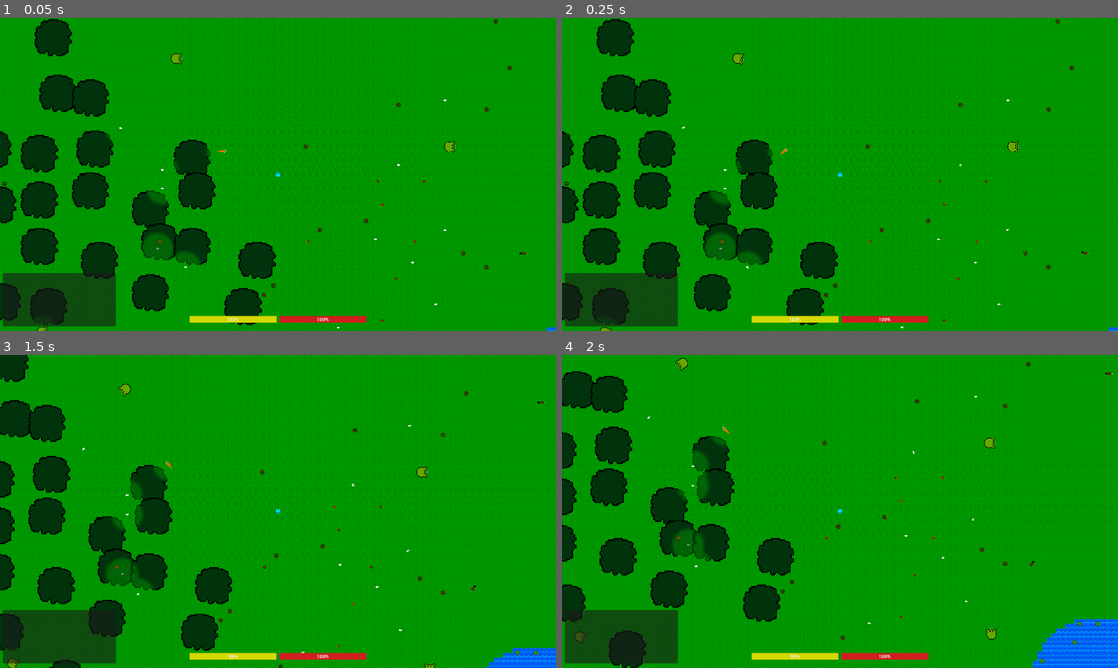
Above: before the commit, frames 1-4 (two rows, left to right).
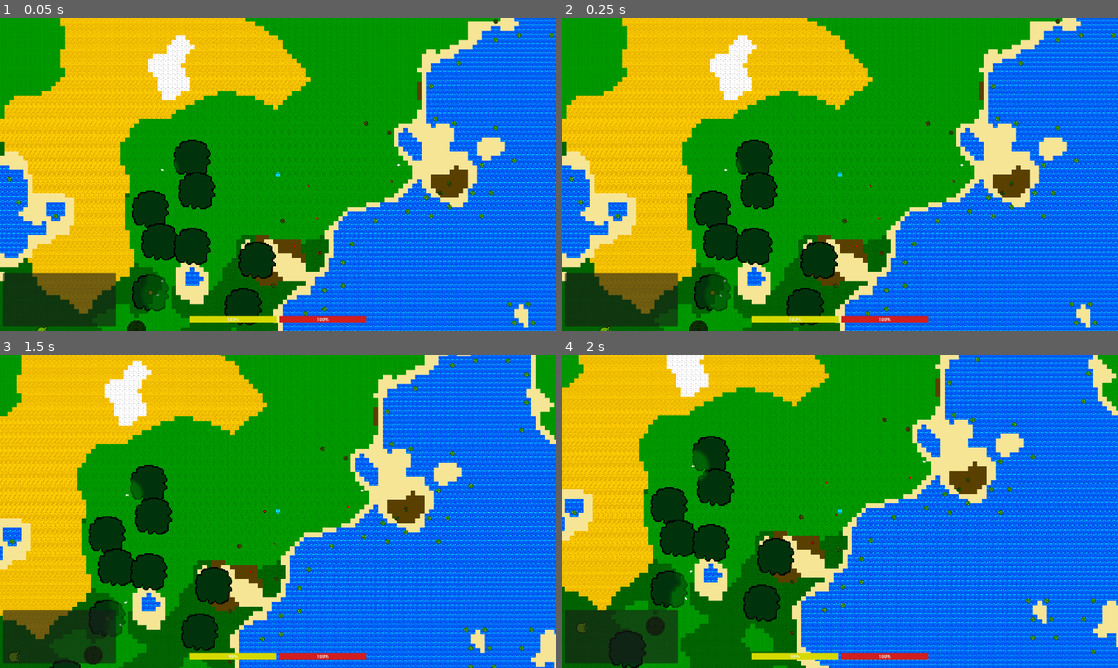
Above: after the commit, the same moments.

Repository: Kyhel/lost-in-pixels
Game: Godot game, scene res://scenes/game.tscn
The game is run twice, just before and just after one commit, with the same random seed, the same clock (stepped at 60 frames per second) and the same inputs.
Inputs:
- Up to frame 1 (0.05 s): no input
- Up to frame 2 (0.25 s): no input
- Up to frame 3 (1.5 s): hold Right (ui_right) 0.53-1.28 s; hold F (attack) 0.53-1.28 s; hold Down (ui_down) from 1.28 s (still down); tap E (interact) at 1.35 s
- Up to frame 4 (2 s): keep holding Down (ui_down)

The runs differ from the first frame. In frame 1, 64% of the frame differs, in the area x 0-100%, y 0-100%; in frame 2, 64%; in frame 3, 66%; in frame 4, 67%.

Commit message:
Improve terrain generation

Diff:
--- a/world/chunk_manager.gd
+++ b/world/chunk_manager.gd
@@ -337,3 +337,9 @@
 		posmod(tile_coords.x, CHUNK_SIZE),
 		posmod(tile_coords.y, CHUNK_SIZE)
 	)
+
+func get_tile_coords_in_chunk_from_world_pos(world_pos: Vector2) -> Vector2i:
+	return Vector2i(
+		posmod(int(floor(world_pos.x / float(TILE_SIZE))), CHUNK_SIZE),
+		posmod(int(floor(world_pos.y / float(TILE_SIZE))), CHUNK_SIZE)
+	)
--- a/world/nature/tree_generator.gd
+++ b/world/nature/tree_generator.gd
@@ -2,7 +2,7 @@
 extends RefCounted
 
 ## Tiles from tree center in each direction reserved (no other tree). 1 = 3x3, 2 = 5x5, etc.
-const TREE_SPACING_RADIUS := 5.
+const TREE_SPACING_RADIUS := 5
 const TREE_2_SPACING_RADIUS := 3
 ## Within each spacing cell, the tree can spawn in a smaller inner square (center ± this). 0 = center only, 1 = 3x3, etc. Must be <= TREE_SPACING_RADIUS.
 const TREE_INNER_RADIUS := 2
@@ -35,7 +35,7 @@
 	chunk_position:Vector2i,
 	_chunk:Chunk,
 	chunk_size:int,
-	biome_generator:WorldGenerator
+	_biome_generator:WorldGenerator
 ) -> void:
 
 	for x:int in range(chunk_size):
@@ -44,8 +44,12 @@
 			var global_x:int = chunk_position.x * chunk_size + x
 			var global_y:int = chunk_position.y * chunk_size + y
 
-			var tile_type := biome_generator.get_tile_type(global_x, global_y)
-			var biome := biome_generator.get_biome(global_x, global_y)
+			var tile_coords: Vector2i = ChunkManager.get_tile_coords_in_chunk_from_world_pos(
+				Vector2(global_x, global_y)
+			)
+
+			var biome := _chunk.get_biome(tile_coords.x, tile_coords.y)
+			var tile_type := _chunk.get_tile_type(tile_coords.x, tile_coords.y)
 
 			if should_spawn_tree(global_x, global_y, tile_type, biome):
 				var tree_type = get_tree_type(biome)
--- a/world/nature/water_lily_generator.gd
+++ b/world/nature/water_lily_generator.gd
@@ -28,7 +28,7 @@
 			if biome_generator.get_tile_type(wx, wy) == WorldGenerator.TileType.WATER:
 				water_tiles += 1
 
-	var max_lilies: int = water_tiles / 60
+	var max_lilies:= floori(water_tiles / 60.0)
 	if max_lilies <= 0:
 		return
 
--- a/world/terrain_tileset.tres
+++ b/world/terrain_tileset.tres
@@ -11,6 +11,16 @@
 2:1/0 = 0
 3:0/0 = 0
 3:0/0/physics_layer_0/polygon_0/points = PackedVector2Array(-8, -8, -8, 8, 8, 8, 8, -8)
+0:1/0 = 0
+1:1/0 = 0
+3:1/0 = 0
+4:0/0 = 0
+4:1/0 = 0
+0:2/0 = 0
+1:2/0 = 0
+2:2/0 = 0
+4:2/0 = 0
+3:2/0 = 0
 
 [resource]
 physics_layer_0/collision_layer = 4
--- a/world/world_generator.gd
+++ b/world/world_generator.gd
@@ -5,32 +5,95 @@
 	WATER,
 	SAND,
 	GRASS,
-	DARK_GRASS
+	DARK_GRASS,
+	SNOW,
+	LAVA,
+	TOXIC,
+	BEACH,
+	DEAD,
+	SWAMP,
+	TUNDRA,
+	DANGER_COLD_DRY,
+	DANGER_COLD_MOIST,
 }
 
 const TILE_DEFS = {
 	TileType.WATER: {
-		"atlas": Vector2i(3, 0),
+		"atlas": Vector2i(2, 0),
 		"walkable": false,
 		"swimmable": true,
 		"walk_speed": 0.5,
 	},
-	TileType.SAND: {
-		"atlas": Vector2i(1, 0),
+	TileType.BEACH: {
+		"atlas": Vector2i(3, 0),
 		"walkable": true,
-		"swimmable": true,
+		"swimmable": false,
 		"walk_speed": 0.6,
 	},
+	TileType.SNOW: {
+		"atlas": Vector2i(4, 0),
+		"walkable": true,
+		"swimmable": false,
+		"walk_speed": 0.5,
+	},
+	TileType.SWAMP: {
+		"atlas": Vector2i(0, 1),
+		"walkable": true,
+		"swimmable": false,
+		"walk_speed": 1.0,
+	},
+	TileType.TUNDRA: {
+		"atlas": Vector2i(1, 1),
+		"walkable": true,
+		"swimmable": false,
+		"walk_speed": 1.0,
+	},
 	TileType.GRASS: {
-		"atlas": Vector2i(2, 0),
+		"atlas": Vector2i(2, 1),
 		"walkable": true,
-		"swimmable": true,
+		"swimmable": false,
 		"walk_speed": 1.0,
 	},
 	TileType.DARK_GRASS: {
-		"atlas": Vector2i(2, 1),
+		"atlas": Vector2i(3, 1),
 		"walkable": true,
-		"swimmable": true,
+		"swimmable": false,
+		"walk_speed": 1.0,
+	},
+	TileType.SAND: {
+		"atlas": Vector2i(4, 1),
+		"walkable": true,
+		"swimmable": false,
+		"walk_speed": 0.6,
+	},
+	TileType.DANGER_COLD_MOIST: {
+		"atlas": Vector2i(0, 2),
+		"walkable": true,
+		"swimmable": false,
+		"walk_speed": 1.0,
+	},
+	TileType.DANGER_COLD_DRY: {
+		"atlas": Vector2i(1, 2),
+		"walkable": true,
+		"swimmable": false,
+		"walk_speed": 1.0,
+	},
+	TileType.DEAD: {
+		"atlas": Vector2i(2, 2),
+		"walkable": true,
+		"swimmable": false,
+		"walk_speed": 1.0,
+	},
+	TileType.TOXIC: {
+		"atlas": Vector2i(3, 2),
+		"walkable": true,
+		"swimmable": false,
+		"walk_speed": 1.0,
+	},
+	TileType.LAVA: {
+		"atlas": Vector2i(4, 2),
+		"walkable": true,
+		"swimmable": false,
 		"walk_speed": 1.0,
 	},
 }
@@ -38,13 +101,20 @@
 enum Biome {
 	FOREST,
 	PLAINS,
-	DESERT
+	DESERT,
+	MOUNTAIN,
+	LAVA,
+	TOXIC,
+	WATER,
+	DEAD
 }
 
 var terrain_noise := FastNoiseLite.new()
 var biome_noise := FastNoiseLite.new()
 
-var noise_wavelength := 400.0
+var noise_wavelength := 50.0
+
+var world_generator_2 := WorldGenerator2.new()
 
 func _init() -> void:
 	terrain_noise.frequency = 1 / noise_wavelength
@@ -54,33 +124,40 @@
 func setup_seed(p_seed: int) -> void:
 	terrain_noise.seed = p_seed
 	biome_noise.seed = p_seed + 1000
+	world_generator_2.setup_seed(p_seed)
+
 
 func get_tile_type(world_x: int, world_y: int) -> TileType:
 
-	var height := terrain_noise.get_noise_2d(world_x, world_y)
-	var biome := get_biome(world_x, world_y)
+	return world_generator_2.get_tile(world_x, world_y)
 
-	if height < -0.2:
-		return TileType.WATER
 
-	if biome == Biome.DESERT:
-		return TileType.SAND
+func get_biome(world_x: int, world_y: int) -> Biome:
 
-	if biome == Biome.FOREST:
-		return TileType.DARK_GRASS
+	var tile_type = world_generator_2.get_tile(world_x, world_y)
 
-	return TileType.GRASS
+	match tile_type:
+		WorldGenerator.TileType.WATER:
+			return Biome.WATER
+		WorldGenerator.TileType.BEACH:
+			return Biome.WATER
+		WorldGenerator.TileType.GRASS:
+			return Biome.PLAINS
+		WorldGenerator.TileType.DARK_GRASS:
+			return Biome.FOREST
+		WorldGenerator.TileType.SAND:
+			return Biome.DESERT
+		WorldGenerator.TileType.SNOW:
+			return Biome.MOUNTAIN
+		WorldGenerator.TileType.LAVA:
+			return Biome.LAVA
+		WorldGenerator.TileType.TOXIC:
+			return Biome.TOXIC
+		WorldGenerator.TileType.DEAD:
+			return Biome.DEAD
+		_:
+			return Biome.PLAINS
 
-func get_biome(x: int, y: int) -> Biome:
-
-	var b = biome_noise.get_noise_2d(x, y)
-
-	if b < -0.3:
-		return Biome.DESERT
-	elif b < 0.3:
-		return Biome.PLAINS
-	else:
-		return Biome.FOREST
 
 func get_walk_speed(tile_type: int) -> float:
 	return TILE_DEFS[tile_type]["walk_speed"]
--- /dev/null
+++ b/world/world_generator_2.gd
@@ -0,0 +1,240 @@
+class_name WorldGenerator2
+extends Node
+
+# ============================================================
+# 🌍 CONFIGURATION
+# ============================================================
+
+# World settings
+var world_scale : float = 20.0
+var max_danger_radius : float = 10.0 * world_scale
+var safe_radius_ratio : float = 0.2  # 20% safe zone
+
+# Noise settings
+var height_wavelength = 5.0 * world_scale
+var temperature_wavelength = 8.0 * world_scale
+var moisture_wavelength = 8.0 * world_scale
+var large_scale_wavelength = 20.0 * world_scale
+var biome_wavelength = 30.0 * world_scale
+var danger_wavelength = 20.0 * world_scale
+# Terrain thresholds
+var water_level : float = -0.2
+var beach_margin : float = 0.05
+var mountain_level : float = 0.5
+
+# Danger tuning
+var danger_exponent : float = 2.0
+var directional_noise_strength : float = 0.2
+
+# Domain warp
+var warp_strength : float = 100.0
+
+# ============================================================
+# 🌊 NOISE GENERATORS
+# ============================================================
+
+var height_noise := FastNoiseLite.new()
+var temperature_noise := FastNoiseLite.new()
+var moisture_noise := FastNoiseLite.new()
+var large_scale_noise := FastNoiseLite.new()
+var biome_noise := FastNoiseLite.new()
+var danger_noise := FastNoiseLite.new()
+
+# ============================================================
+# 🚀 INITIALIZATION
+# ============================================================
+
+func _init():
+
+	# Height noise
+	height_noise.frequency = 1.0 / height_wavelength
+
+	# Temperature noise
+	temperature_noise.frequency = 1.0 / temperature_wavelength
+
+	# Moisture noise
+	moisture_noise.frequency = 1.0 / moisture_wavelength
+
+	# Large scale noise (for warping & danger shaping)
+	large_scale_noise.frequency = 1.0 / large_scale_wavelength
+
+	# Biome noise
+	biome_noise.frequency = 1.0 / biome_wavelength
+
+	# Danger noise
+	danger_noise.frequency = 1.0 / danger_wavelength
+
+func setup_seed(p_seed: int):
+	height_noise.seed = p_seed
+	temperature_noise.seed = p_seed + 1000
+	moisture_noise.seed = p_seed + 2000
+	large_scale_noise.seed = p_seed + 3000
+	biome_noise.seed = p_seed + 4000
+	danger_noise.seed = p_seed + 5000
+# ============================================================
+# 🧭 MAIN ENTRY POINT
+# ============================================================
+
+func get_tile(x: float, y: float) -> WorldGenerator.TileType:
+	# 1. Height check (water / land separation)
+	var height = get_height(x, y)
+
+	if height < water_level:
+		return WorldGenerator.TileType.WATER
+
+	if height < water_level + beach_margin:
+		return WorldGenerator.TileType.BEACH
+
+	if height > mountain_level:
+		return WorldGenerator.TileType.SNOW
+
+	# 2. Distance & danger computation
+	var safe_factor = get_safe_factor(x, y)
+	var danger = get_danger(x, y, safe_factor)
+
+	# danger *= safe_factor
+
+	# if danger > 0.8:
+	# 	return WorldGenerator.TileType.LAVA
+	# if danger > 0.6:
+	# 	return WorldGenerator.TileType.TOXIC
+	# if danger > 0.4:
+	# 	return WorldGenerator.TileType.DEAD
+	# if danger > 0.2:
+	# 	return WorldGenerator.TileType.SAND
+	# if danger > 0:
+	# 	return WorldGenerator.TileType.DARK_GRASS
+	# return WorldGenerator.TileType.GRASS
+
+	# 3. Climate sampling (with domain warping)
+	var climate = get_climate(x, y)
+	var temperature = climate.x
+	var moisture = climate.y
+
+	if danger > 0.5:
+		return pick_tiletype(compute_danger_biome_weights(temperature, moisture))
+	else:
+		return pick_tiletype(compute_safe_biome_weights(temperature, moisture))
+
+	# # 4. Compute biome weights
+	# var weights = compute_biome_weights(temperature, moisture)
+
+	# # 5. Select biome
+	# var biome = pick_biome_category(weights)
+
+	# # 6. Convert biome → tile
+	# return biome_to_tile(biome, danger)
+
+
+func get_height(x: float, y: float) -> float:
+	return height_noise.get_noise_2d(x, y)
+
+
+# ============================================================
+# 📏 DISTANCE & SAFE ZONE
+# ============================================================
+
+func get_safe_factor(x: float, y: float) -> float:
+
+	var dist = Vector2(x, y).length() / max_danger_radius
+	dist = clamp(dist, 0.0, 1.0)
+
+	if dist < safe_radius_ratio:
+		return 0.0
+
+	return (dist - safe_radius_ratio) / (1.0 - safe_radius_ratio)
+
+
+# ============================================================
+# ☠️ DANGER SYSTEM
+# ============================================================
+
+func get_danger(x: float, y: float, safe_factor: float) -> float:
+	# Base radial danger
+	var danger = pow(safe_factor, danger_exponent)
+
+	# Add directional / large-scale variation
+	var dir_noise = danger_noise.get_noise_2d(x, y)
+
+	danger *= (dir_noise + 1) * 0.5
+	danger += dir_noise * directional_noise_strength
+
+	return clamp(danger, 0.0, 1.0)
+
+
+# ============================================================
+# 🌿 BIOME WEIGHTS
+# ============================================================
+
+func compute_safe_biome_weights(temp: float, moist: float) -> Dictionary:
+	var weights = {}
+
+	# 5 biome categories
+	weights[WorldGenerator.TileType.SWAMP] = 1.1 * moist * (1.0 - temp)
+	weights[WorldGenerator.TileType.TUNDRA] = 0.7 * (1.0 - moist) * (1.0 - temp)
+	weights[WorldGenerator.TileType.DARK_GRASS] = 1.5 * moist * temp
+	weights[WorldGenerator.TileType.SAND] = (1.0 - moist) * temp
+	weights[WorldGenerator.TileType.GRASS] = 0.5 * (1.0 - abs(moist - 0.5)) * (1.0 - abs(temp - 0.5))
+
+	return normalize_weights(weights)
+
+func compute_danger_biome_weights(temp: float, moist: float) -> Dictionary:
+	var weights = {}
+
+	# 5 biome categories
+	weights[WorldGenerator.TileType.TOXIC] = (1.0 - temp)
+	weights[WorldGenerator.TileType.LAVA] = temp
+	weights[WorldGenerator.TileType.GRASS] = 0.7 * (1.0 - abs(temp - 0.5))
+
+	return normalize_weights(weights)
+
+
+func pick_tiletype(weights: Dictionary) -> WorldGenerator.TileType:
+
+	# First chose wining biome category
+	var best_key = ""
+	var best_val = -INF
+
+	for k in weights.keys():
+		var value = weights[k]
+		if value > best_val:
+			best_val = value
+			best_key = k
+
+	return best_key
+
+# ============================================================
+# 🌡 CLIMATE (TEMP + MOISTURE) WITH DOMAIN WARP
+# ============================================================
+
+func get_climate(x: float, y: float) -> Vector2:
+
+	# Domain warp to break repetitive patterns
+	var warp = large_scale_noise.get_noise_2d(x * 0.05, y * 0.05)
+
+	var warped_x = x + warp * warp_strength
+	var warped_y = y + warp * warp_strength
+
+	var temp = temperature_noise.get_noise_2d(warped_x, warped_y)
+	var moist = moisture_noise.get_noise_2d(warped_x, warped_y)
+
+	# Normalize from [-1,1] → [0,1]
+	temp = (temp + 1.0) * 0.5
+	moist = (moist + 1.0) * 0.5
+
+	return Vector2(temp, moist)
+
+
+func normalize_weights(weights: Dictionary) -> Dictionary:
+	var total = 0.0
+
+	for v in weights.values():
+		total += v
+
+	if total == 0:
+		return weights
+
+	for k in weights.keys():
+		weights[k] /= total
+
+	return weights
Binary file changed: assets/TerrainTiles.png
Not shown, added: world/world_generator_2.gd.uid
